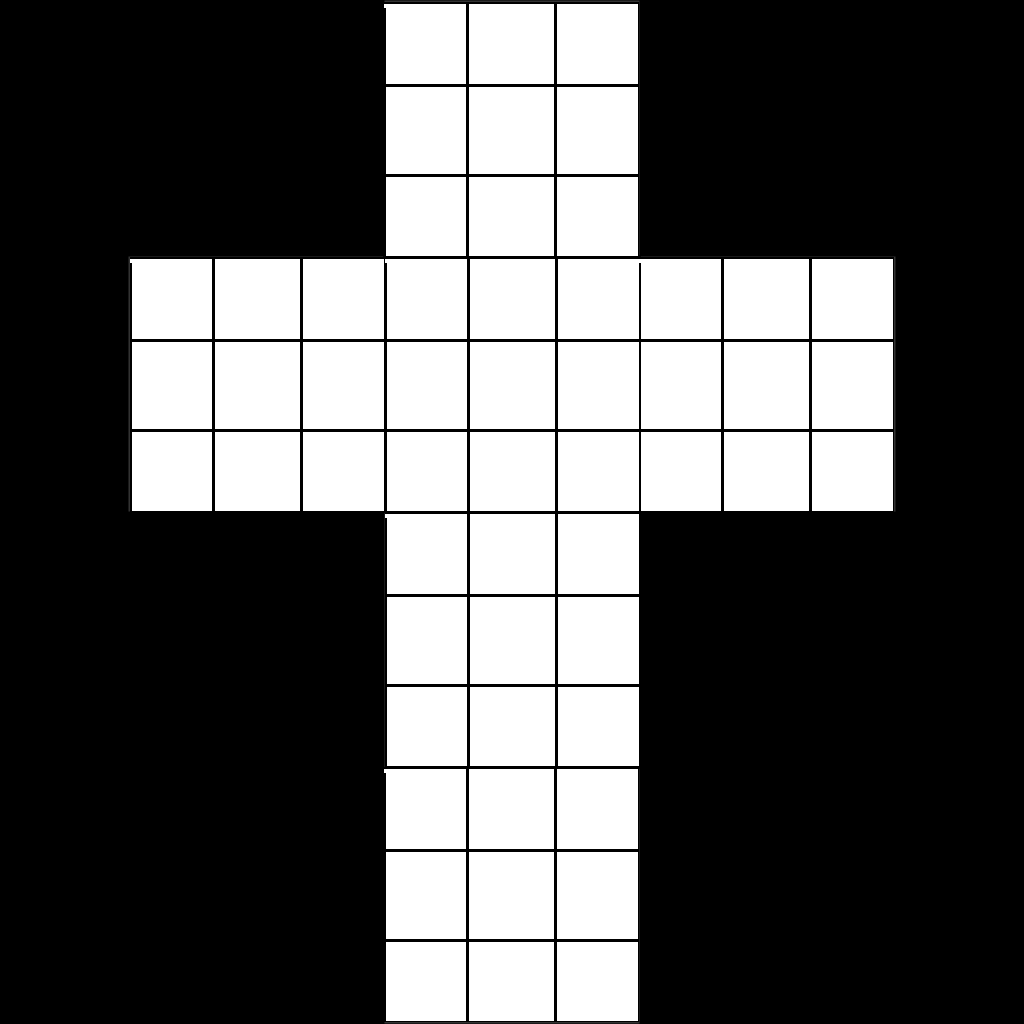
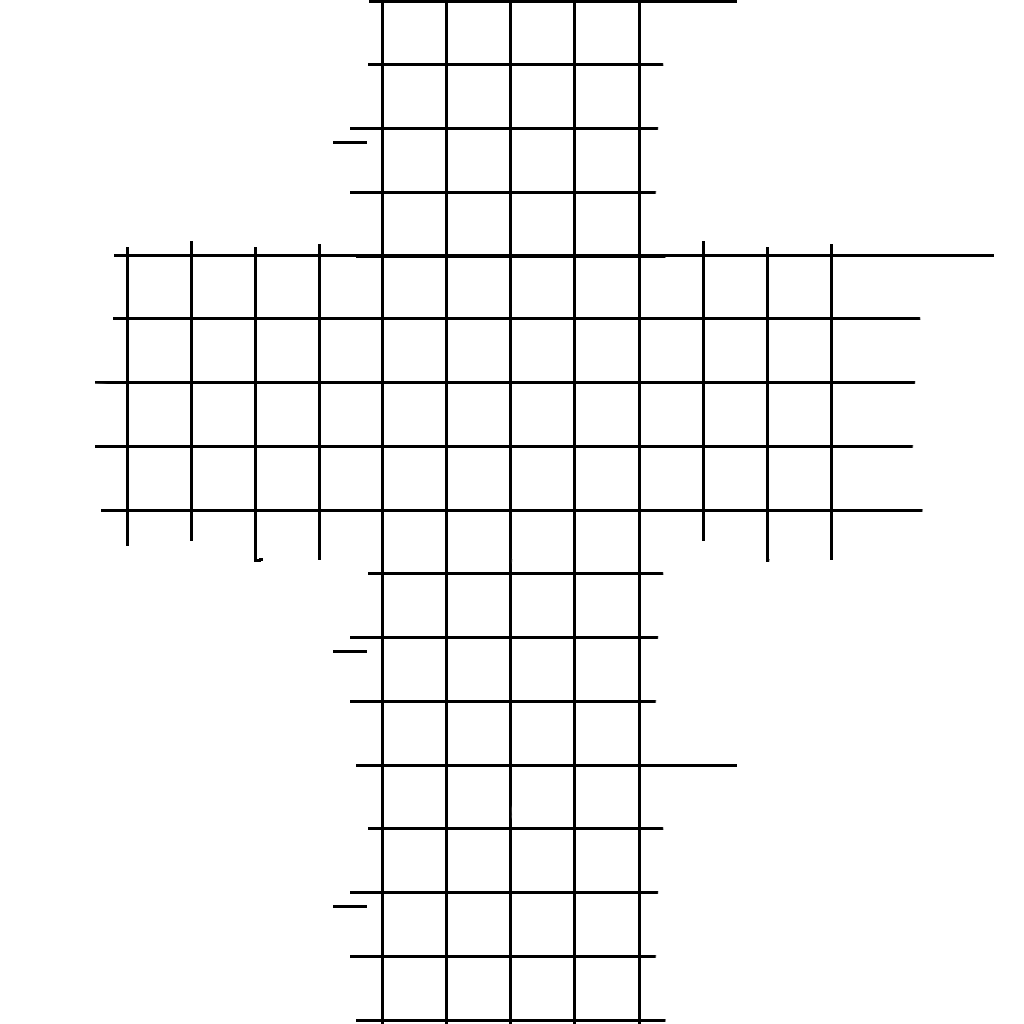
The second w=1024, h=1024 image is a revision of the first. Changes to its layers:
added layer "Layer 21" above "Layer 22" over [95, 0, 994, 1024]
added layer "Layer 22" above "Layer 20" over [0, 0, 1024, 1024]
hid "Layer 20" over [384, 767, 638, 1021]
hid "Layer 19" over [385, 512, 639, 766]
hid "Layer 18" over [639, 257, 894, 511]
hid "Layer 17" over [385, 258, 640, 511]
hid "Layer 16" over [130, 257, 385, 511]
hid "Layer 15" over [384, 3, 638, 256]
